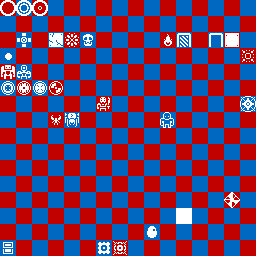
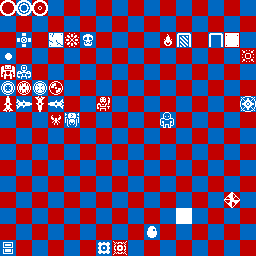
Two versions of the same layered image (256×256). Layer-by-layer changes:
renamed "Pasted Layer" to "Pasted Layer #3", painted on it over box(3, 96, 64, 112)
